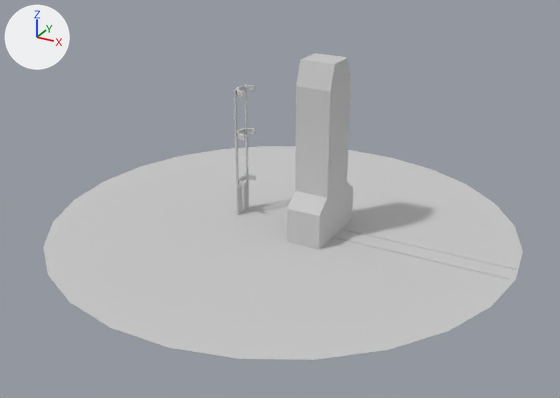
What one commit did to the FBX model Assets/ART/models/Cosmodrome/Small.FBX.
One viewpoint serves both versions: a 50 mm lens placed at (0.688, -1.284, 0.695), pointed at (0.011, -0.054, 0.08). Lighting does not change. The marker at upper left points along +X, +Y and +Z. Where no turn or scale is listed for an object, it has been applied to the vertices.

In view in the first picture: 'Cosmodrome_Small'.
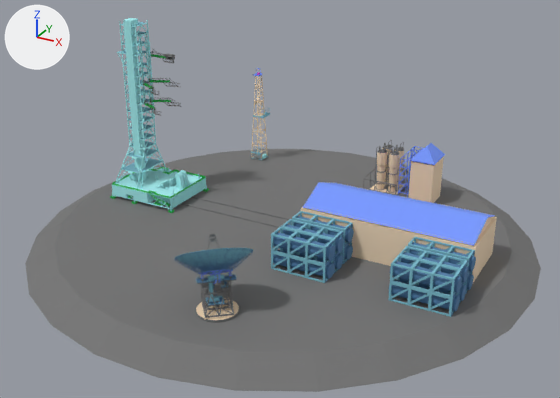
Where the change shows, as pixel boxes (x1, y1, x2, y2) in the pictures (560 x 398 px):
'Cosmodrome_Small', reshaped
    before: (43, 53, 523, 360)
    after: (25, 68, 541, 392)
'LaunchPad', added (cyan)
    after: (110, 18, 209, 213)
'quad', added (blue)
    after: (175, 233, 253, 291)
'azimuth', added (blue)
    after: (196, 271, 236, 320)
'base', added (beige)
    after: (196, 298, 239, 323)
'ML_LIFT', added
    after: (151, 49, 175, 63)
'ML_LIFT002', added
    after: (150, 97, 181, 107)
'ML_LIFT001', added
    after: (149, 78, 180, 87)
'ML_LIFT003', added
    after: (142, 80, 160, 95)
'ML_LIFT004', added
    after: (144, 100, 161, 116)
part 1 of me_mesh, added
    after: (181, 203, 281, 228)
part 2 of me_mesh, added
    after: (192, 196, 290, 220)
part 3 of me_mesh, rebuilt (7% wider, 13% taller)
    before: (43, 146, 523, 360)
    after: (25, 149, 541, 392)
part 4 of me_mesh, deleted
    before: (234, 84, 516, 280)
part 5 of me_mesh, built on
    before: (287, 53, 353, 249)
    after: (271, 140, 497, 317)
part 6 of me_mesh, added
    after: (251, 68, 270, 161)

The change, as a diff of the scene's bpy script:
```diff
--- a/Assets/ART/models/Cosmodrome/Small.FBX.py
+++ b/Assets/ART/models/Cosmodrome/Small.FBX.py
@@ me_mesh @@
-me_mesh.from_pydata(...)  # 342 vertices, 618 faces; spans x -0.476..0.476, y -0.473..0.473, z 0.001..0.356
-me_mesh.materials.append(mat_material__25)  # light grey #cacaca
+me_mesh.from_pydata(...)  # 18377 vertices, 36235 faces; spans x -0.513..0.513, y -0.509..0.509, z -0.027..0.233
+# me_mesh part 1: a new loose piece, a box spanning x -0.3266..0.3973, y -0.0193..-0.0149, z 0.0032..0.0054, in mat_small_launch001 (grey #737373)
+# me_mesh part 2: a new loose piece, a box spanning x -0.3266..0.3973, y 0.0228..0.0271, z 0.0032..0.0054, in mat_small_launch001 (grey #737373)
+# me_mesh part 3: the loose piece of 26 vertices spanning x -0.476..0.476, y -0.473..0.473, z 0.004 is rebuilt with 52 vertices and now spans x -0.513..0.513, y -0.509..0.509, z -0.027..0.004, in mat_small_launch001 (grey #737373)
+# me_mesh part 4: 7 loose pieces with 276 vertices, spanning x -0.111..0.467, y -0.009..0.04, z 0.003..0.276, are deleted
+# me_mesh part 5: 40 vertices removed from x 0.046..0.116, y -0.067..0.091, z 0.001..0.356; 12565 vertices added at x 0.07..0.416, y -0.178..0.323, z -0.001..0.131
+# me_mesh part 6: 5528 vertices added at x -0.251..-0.216, y 0.289..0.33, z -0.002..0.233
+me_mesh.materials.append(mat_small_launch001)  # grey #737373
+me_mesh.materials.append(mat_small_launch002)  # beige #f7debe
+me_mesh.materials.append(mat_small_launch003)  # cyan #7abbcc
+me_mesh.materials.append(mat_small_launch004)  # blue #4f7da8
+me_mesh.materials.append(mat_small_launch005)  # blue #7799fe
+me_mesh.materials.append(mat_small_launch006)  # pink #f338fc
+me_mesh.materials.append(mat_small_launch007)  # cyan #a6eff2
@@ ob_launchpad @@
+ob_launchpad = bpy.data.objects.new('LaunchPad', me_mesh_010)  # 11400 vertices, 15961 faces; spans x -0.399..-0.232, y -0.067..0.075, z -0.012..0.391; in mat_small_launch003 (cyan #7abbcc), mat_small_launch007 (cyan #a6eff2), mat_small_launch008 (green #00b742)
+ob_launchpad.location = (-0.006, -0.012, 0.0)
@@ ob_azimuth @@
+ob_azimuth = bpy.data.objects.new('azimuth', me_mesh_007)  # 4884 vertices, 3753 faces; spans x -0.0369..0.0371, y -0.0393..0.0384, z -0.0038..0.0673; in mat_small_launch001 (grey #737373), mat_small_launch002 (beige #f7debe), mat_small_launch003 (cyan #7abbcc), mat_small_launch004 (blue #4f7da8)
+ob_azimuth.location = (0.061, -0.36, 0.012)
@@ ob_ml_lift003 @@
+ob_ml_lift003 = bpy.data.objects.new('ML_LIFT003', me_mesh_004)  # 1503 vertices, 1325 faces; spans x -0.0062..0.0586, y -0.0332..-0.0001, z -0.0136..0.004; in mat_small_launch001 (grey #737373), mat_small_launch008 (green #00b742)
+ob_ml_lift003.location = (-0.335, -0.015, 0.262)
@@ ob_ml_lift001 @@
+ob_ml_lift001 = bpy.data.objects.new('ML_LIFT001', me_mesh_002)  # 1504 vertices, 1325 faces; spans x -0.0062..0.0586, y 0.0001..0.0332, z -0.0136..0.004; in mat_small_launch001 (grey #737373), mat_small_launch008 (green #00b742)
+ob_ml_lift001.location = (-0.335, -0.002, 0.262)
@@ ob_quad @@
+ob_quad = bpy.data.objects.new('quad', me_mesh_008)  # 19463 vertices, 11814 faces; spans x -0.0738..0.0467, y -0.0431..0.0741, z -0.0226..0.0672; in mat_small_launch001 (grey #737373), mat_small_launch003 (cyan #7abbcc), mat_small_launch004 (blue #4f7da8), mat_small_launch005 (blue #7799fe)
+ob_quad.location = (0.061, -0.36, 0.069)
@@ ob_ml_lift002 @@
+ob_ml_lift002 = bpy.data.objects.new('ML_LIFT002', me_mesh_002.copy())
+ob_ml_lift002.location = (-0.335, -0.002, 0.218)
@@ ob_ml_lift @@
+ob_ml_lift = bpy.data.objects.new('ML_LIFT', me_mesh_001)  # 1869 vertices, 1673 faces; spans x -0.0043..0.062, y -0.005..0.0091, z -0.0131..0.0131; in mat_small_launch001 (grey #737373), mat_small_launch008 (green #00b742)
+ob_ml_lift.location = (-0.343, 0.014, 0.314)
@@ ob_ml_lift004 @@
+ob_ml_lift004 = bpy.data.objects.new('ML_LIFT004', me_mesh_004.copy())
+ob_ml_lift004.location = (-0.335, -0.015, 0.218)
@@ ob_base @@
+ob_base = bpy.data.objects.new('base', me_mesh_006)  # 961 vertices, 960 faces; spans x -0.0354..0.0354, y -0.0354..0.0354, z -0.0112..0.0024; in mat_small_launch001 (grey #737373), mat_small_launch002 (beige #f7debe)
+ob_base.location = (0.061, -0.36, 0.012)
```
